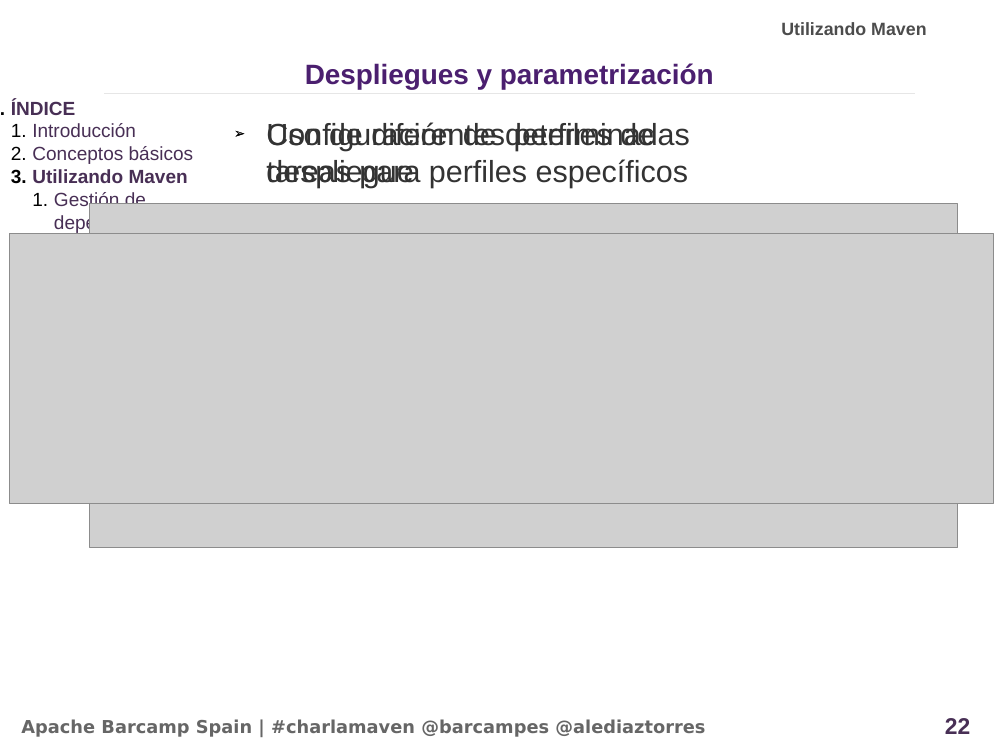
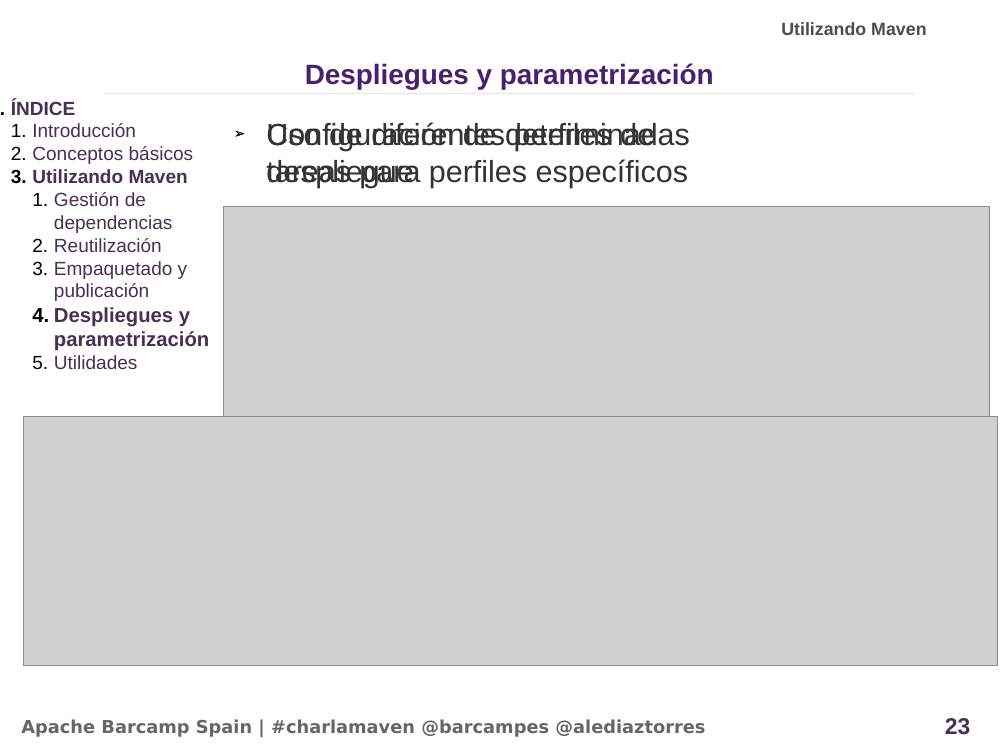
Before and after one commit to alediator/barcamp-maven, a slide deck: slide 23 of doc/slideshare_introduccion.odp (slide 22 before the commit). Drawn at 1008x756 pixels with LibreOffice and Linux fonts; fonts in the diff are those of the drawing; grey boxes stand for pictures; background and template pictures are left out. Boxes give left, top, right and bottom in pixels: in the first picture for what was removed or moved away, otherwise in the second. Text is boxed around its words. In the diff, an @@ line names an element or a change of style, - is before the commit and + after.

```diff
--- a/doc/slideshare_introduccion.odp
+++ b/doc/slideshare_introduccion.odp
@@ picture resized from (x1=90, y1=203, x2=957, y2=547) to (x1=223, y1=207, x2=991, y2=468) @@
@@ picture resized from (x1=9, y1=233, x2=993, y2=504) to (x1=24, y1=417, x2=998, y2=666) @@
@@ page number at (x1=945, y1=718, x2=970, y2=735): text changed @@
-22
+23
```
Also in this commit, not shown: 7 other slides changed, 1 slide added.
